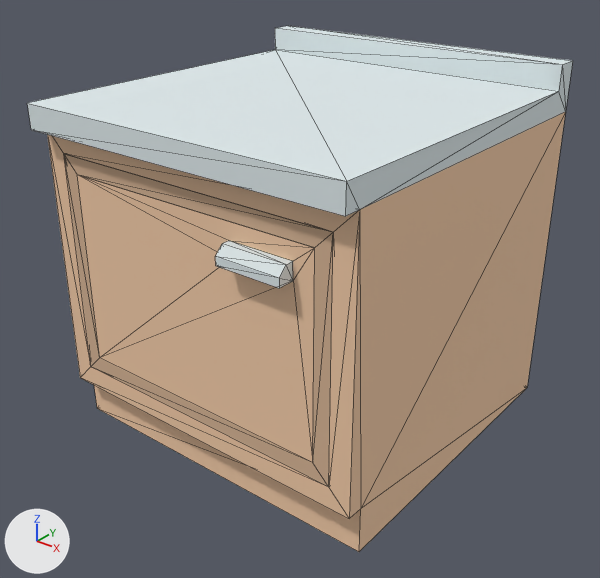
Before and after pictures for a commit that changed the glTF model house-light/furniture/models/H04.glb.
The view is the same before and after, from a camera (50 mm lens) standing at (0.801, -0.523, 0.634) and looking at (0.22, 0.203, 0.184). Lighting does not change. The marker at lower left points along +X, +Y and +Z. The older version comes first. Mesh edges are drawn as thin lines. Where no turn or scale is listed for an object, it has been applied to the vertices.

The first picture shows 'door', 'kitchenCabinet(Clone)'.
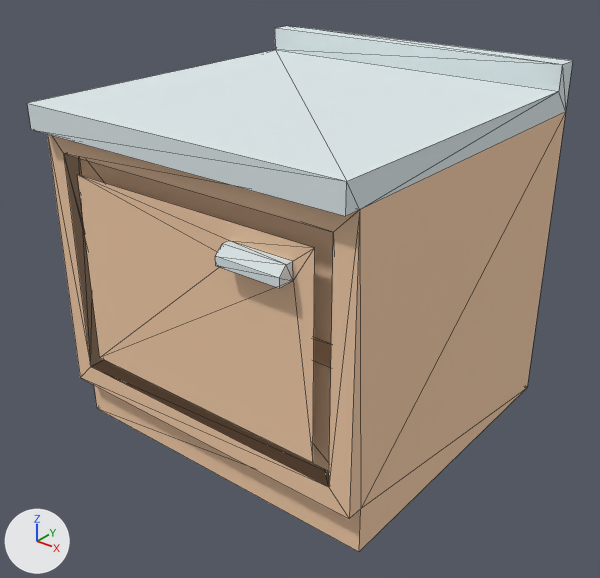
The change, as a list of edits to the scene's bpy script:
```text
Change ob_door:
    ob_door: bpy.data.objects.new('door', me_mesh_door) -> bpy.data.objects.new('door', None)
```

Location of each change, (x1, y1, x2, y2) in pixels of the pictures (600 x 578 px):
'door', no longer drawn (beige): before (64, 154, 333, 487)
